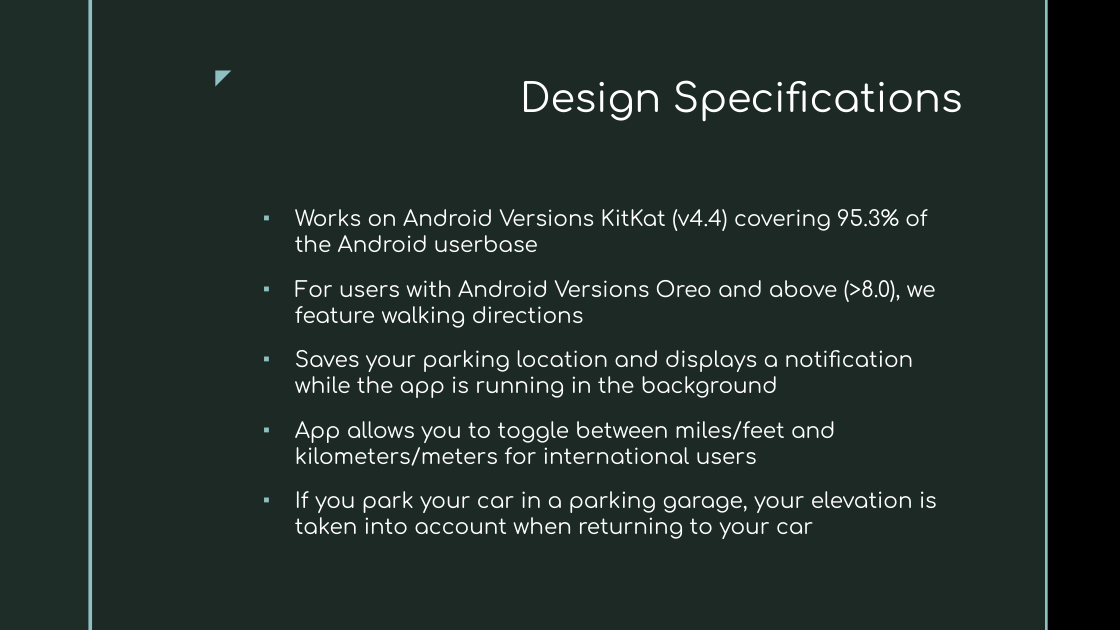
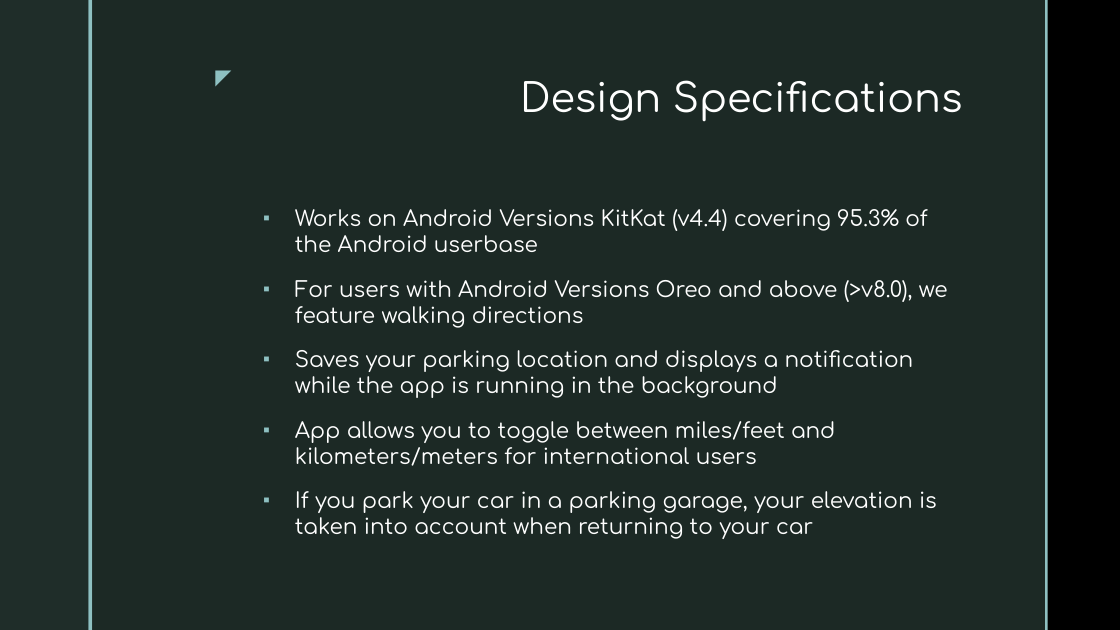
Before and after one commit to COSC481W-2019Winter/classproject-sudo-give_us_an_a, a slide deck: slide 4 of docs/Final Demo Presentation.pptx. Drawn at 1120x630 pixels with LibreOffice and Linux fonts; fonts in the diff are those of the drawing; background and template pictures are left out. Boxes give left, top, right and bottom in pixels: in the first picture for what was removed or moved away, otherwise in the second. Text is boxed around its words. In the diff, an @@ line names an element or a change of style, - is before the commit and + after.

Commit message:
Typo in presentation

```diff
--- a/docs/Final Demo Presentation.pptx
+++ b/docs/Final Demo Presentation.pptx
@@ text at bbox=[295, 280, 948, 328]: text changed @@
-▪ For users with Android Versions Oreo and above (>8.0), we feature walking directions
+▪ For users with Android Versions Oreo and above (>v8.0), we feature walking directions
```
